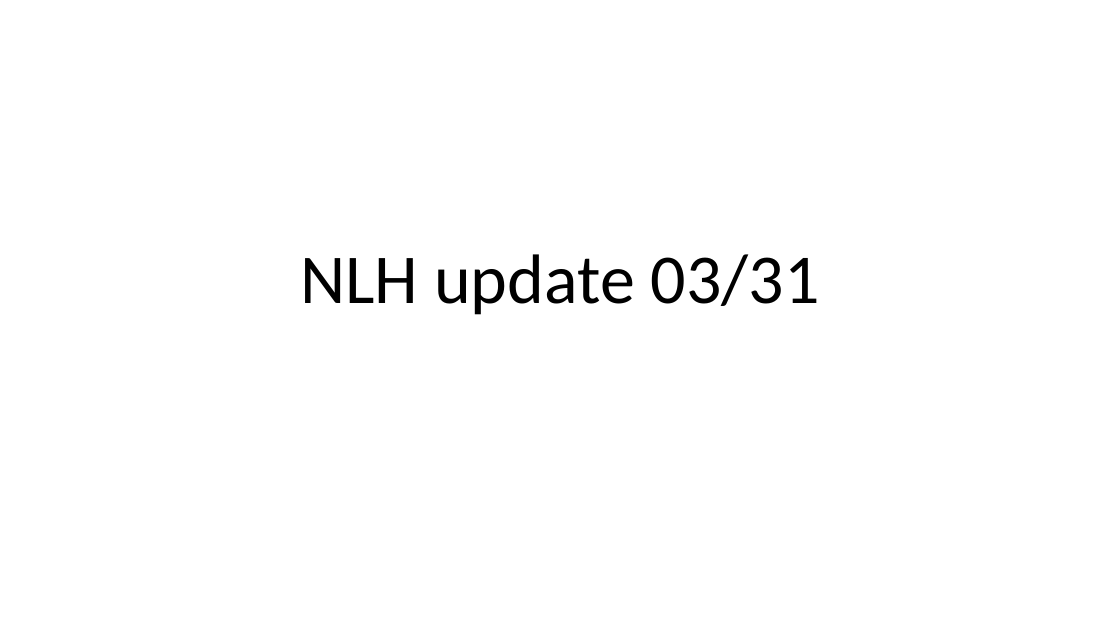
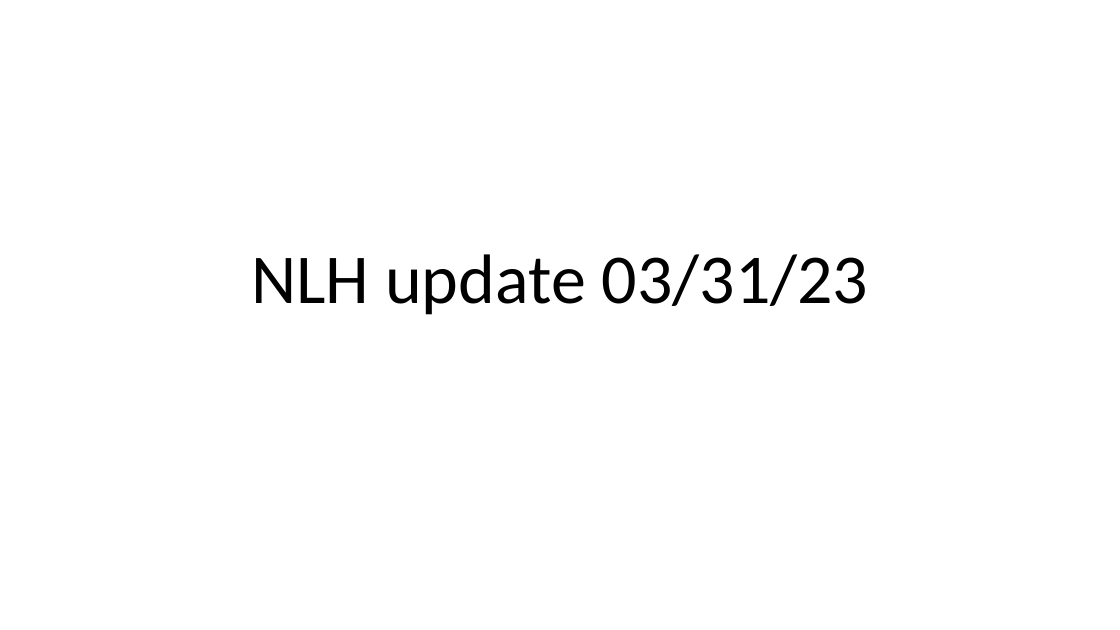
Before and after one commit to tyokokur/presentations, a slide deck: slide 1 of 20230331 EAD Update.pptx. Drawn at 1120x630 pixels with LibreOffice and Linux fonts; fonts in the diff are those of the drawing. Boxes give left, top, right and bottom in pixels: in the first picture for what was removed or moved away, otherwise in the second. Text is boxed around its words. In the diff, an @@ line names an element or a change of style, - is before the commit and + after.

```diff
--- a/20230331 EAD Update.pptx
+++ b/20230331 EAD Update.pptx
@@ title at bbox=[251, 254, 869, 315]: text changed @@
-NLH update 03/31
+NLH update 03/31/23
```
Also in this commit, not shown: 3 other slides changed.
